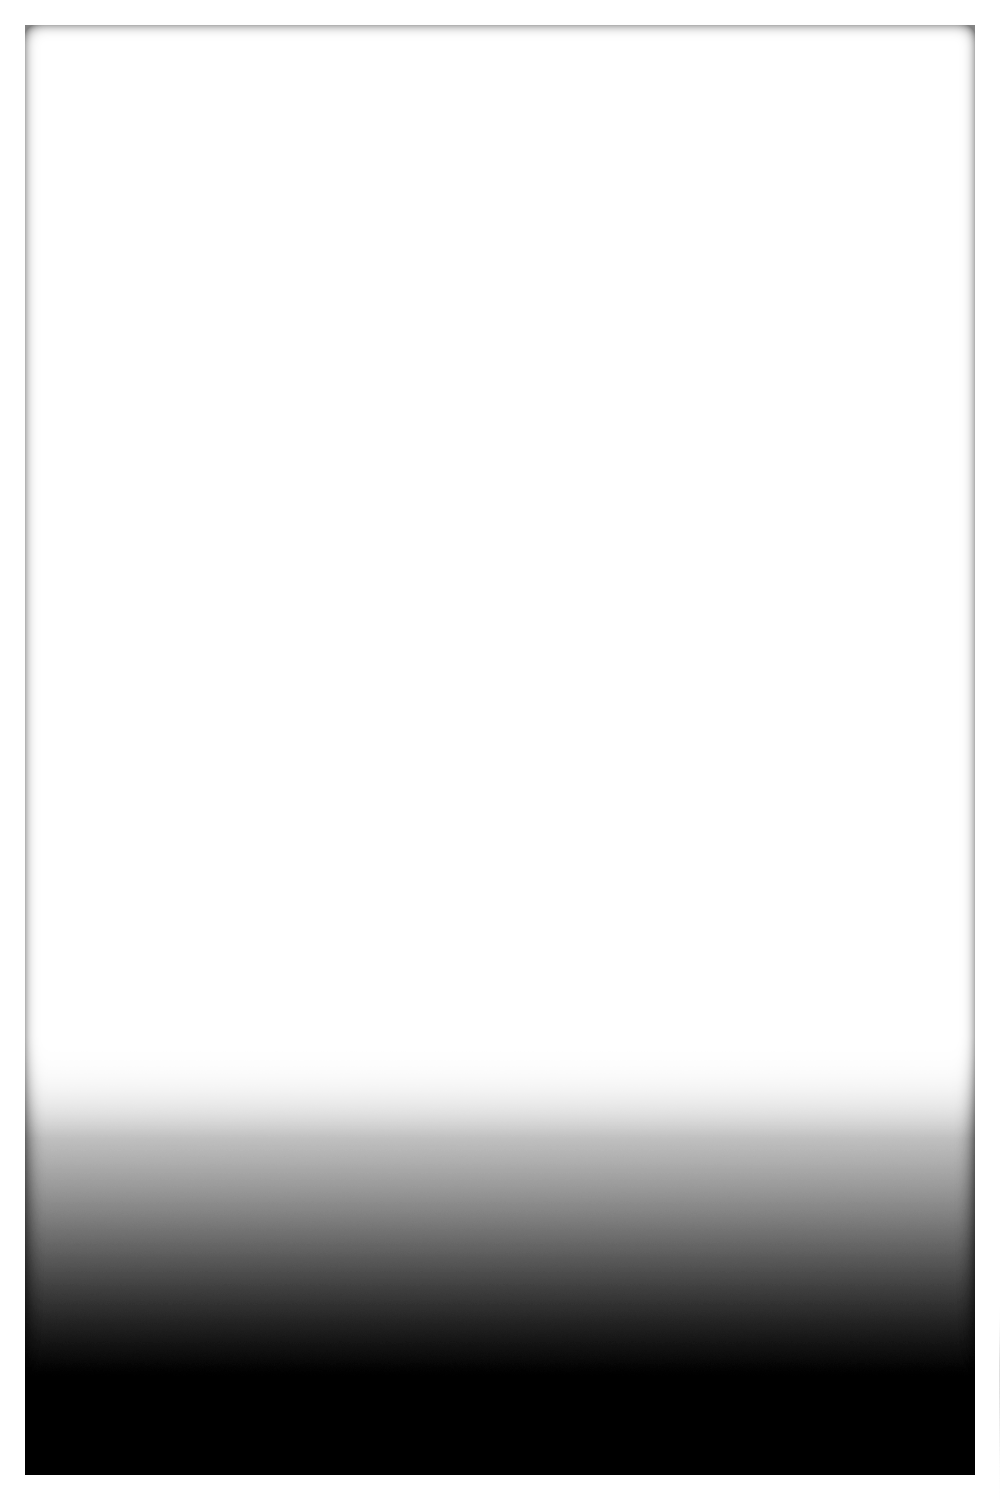
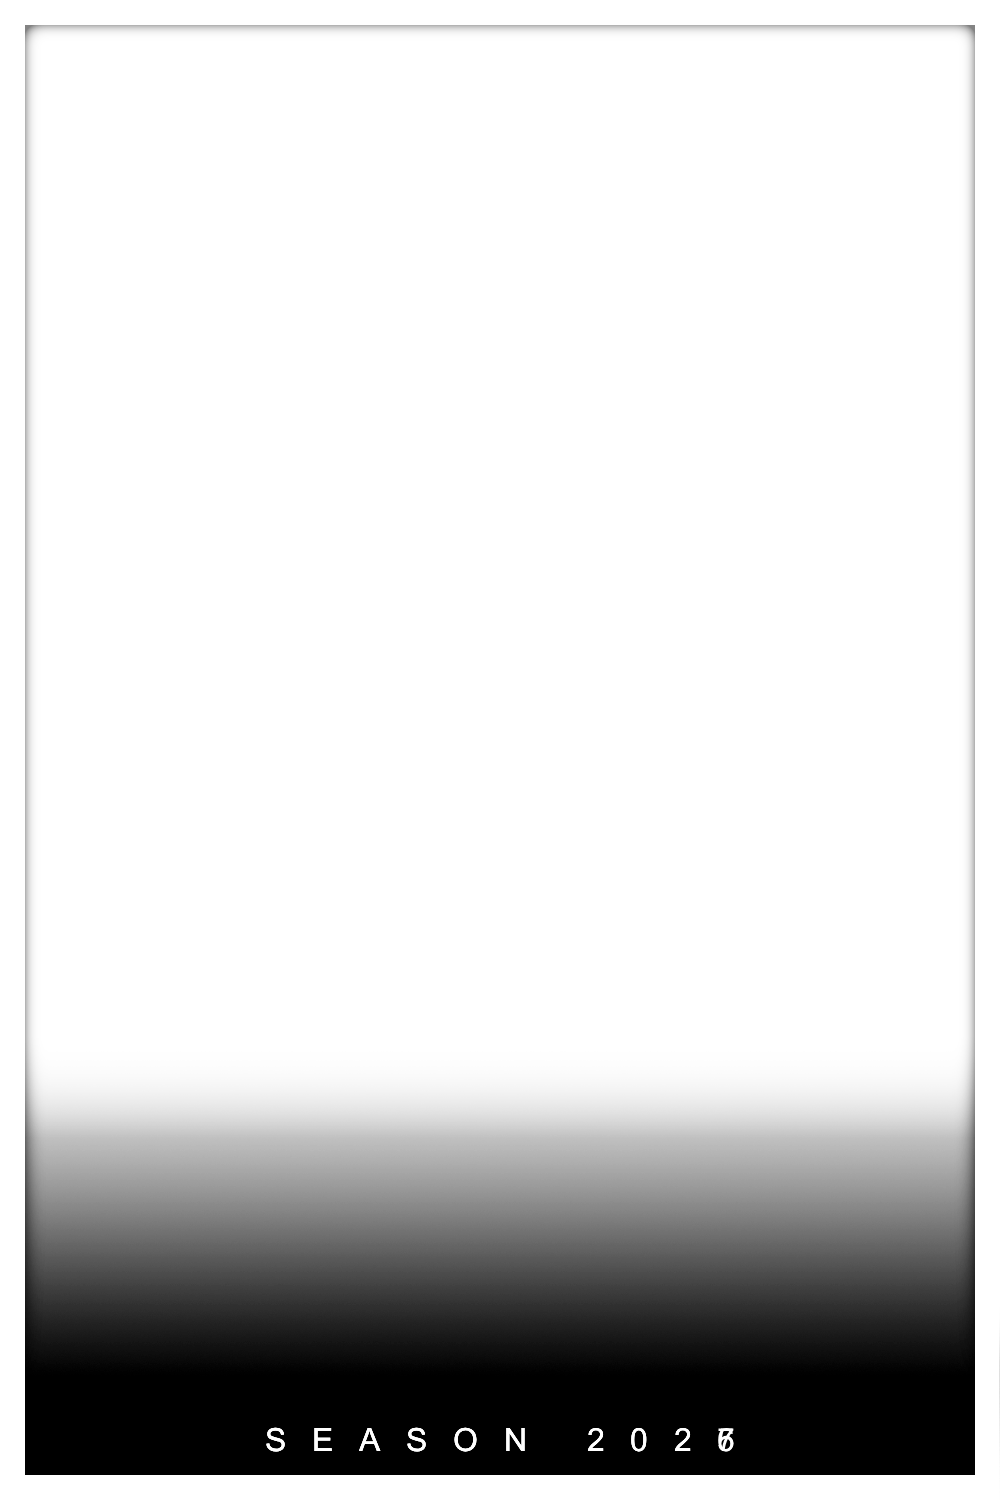
Two versions of the same layered image (1000x1500). Layer-by-layer changes:
showed group "SEASONS" (107 layers) over <box>266,1427,734,1452</box>
showed group "SEASON YEARS TEXT" (40 layers) over <box>266,1427,734,1452</box>
showed "SEASON 2026" over <box>266,1427,734,1452</box>
showed "SEASON 2025" over <box>266,1427,734,1452</box>